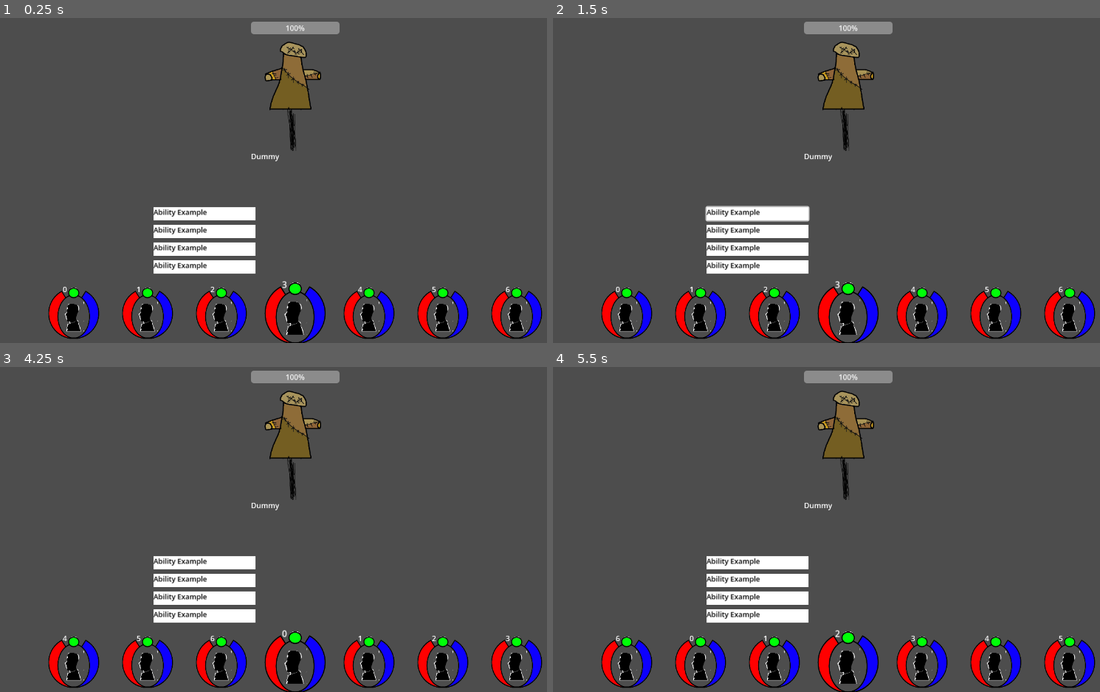
Above: before the commit, frames 1-4 (two rows, left to right).
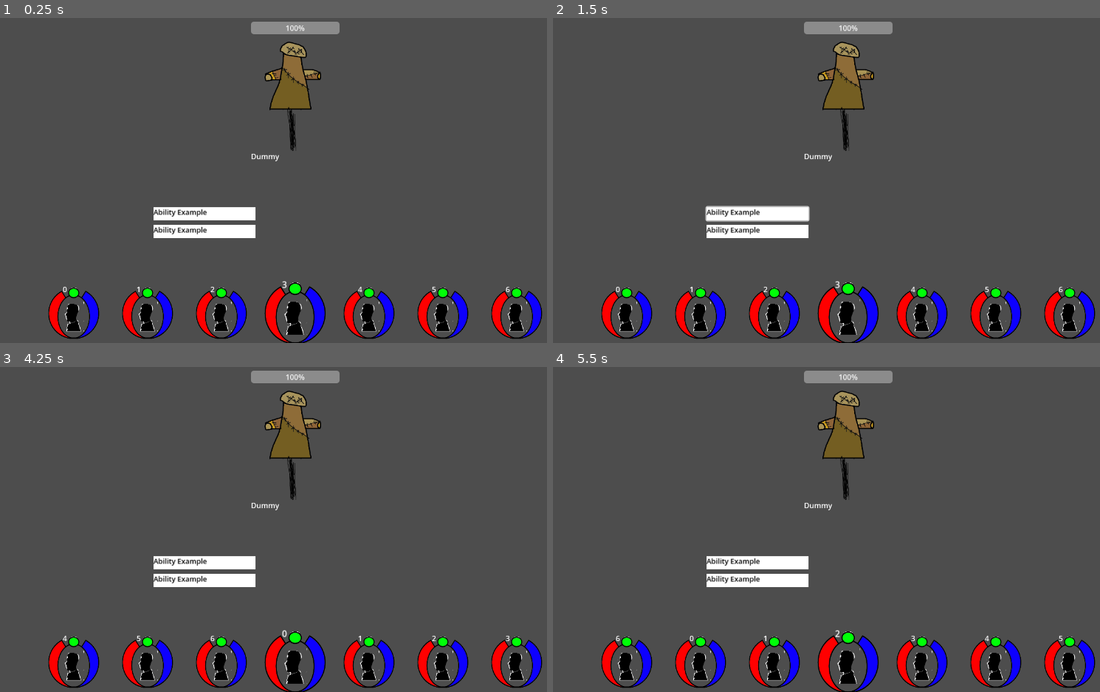
Above: after the commit, the same moments.

Repository: JaroschJr/RPG
Game: Godot game, scene res://Battle/Battlefield.tscn
Two runs of this game, one before a commit and one after it. Both use one fixed random seed, a clock stepped at 60 frames per second and the inputs below. The project has no main scene, so this scene is started directly.
Inputs (mouse positions are in pixels of both pictures, inside the frame that each line leads up to):
- Up to frame 1 (0.25 s): no input
- Up to frame 2 (1.5 s): click (755, 213) at 0.52 s; click (755, 213) at 1.27 s
- Up to frame 3 (4.25 s): click (202, 562) at 2.02 s; tap Enter at 2.75 s; move the mouse to (295, 441) at 2.77 s; click (295, 441) at 2.85 s; tap Space at 3.5 s; move the mouse to (71, 662) at 3.52 s; click (71, 662) at 3.6 s
- Up to frame 4 (5.5 s): move the mouse to (919, 662) at 4.27 s; click (919, 662) at 4.35 s; tap Enter at 5 s; click (919, 662) at 5.1 s

The runs differ from the first frame. In frame 1, 1.5% of the frame differs, in the area x 28-47%, y 69-79%; in frame 2, 1.5%; in frame 3, 1.5%; in frame 4, 1.5%.
Error after the commit: Compile Error: (res://Battle/AbilityMenuButton.gd:-1)

Commit message:
Discreet abilities exist and are dynamically loaded into abilityMenu nodes at runtime.

Diff:
--- a/Battle/AbilityMenu.gd
+++ b/Battle/AbilityMenu.gd
@@ -1,6 +1,8 @@
 extends Node2D
+#first the static/global parts
 
 var abilities
+var ability_list
 
 signal AbilityUsedSignal(ab_id)
 
@@ -8,19 +10,21 @@
 func _ready():
 	self.hide()
 	abilities = []
+
+func _set_up(ability_list):
 	var ability = load("res://Battle/AbilityMenuButton.tscn")
 	var hub = self.get_global_position()
 	var offset = 32
 	var nextPosition = hub
 	var tween = get_tree().create_tween().set_parallel(true)
-	for x in 4:		#4 generic ability placeholders. In the final version, this will be reading out of a list somewhere
+	for x in ability_list.size():		#4 generic ability placeholders. In the final version, this will be reading out of a list somewhere
 		var member = ability.instantiate()
 		add_child(member)
 		abilities.append(member)
+		member._set_up(ability_list[x])
 		tween.tween_property(member, "position" ,nextPosition,0.125).set_ease(Tween.EASE_OUT)
 		nextPosition.y = nextPosition.y + offset
-	pass # Replace with function body.
-
+	pass
 
 # Called every frame. 'delta' is the elapsed time since the previous frame.
 func _process(delta):
--- a/Battle/AbilityMenuButton.gd
+++ b/Battle/AbilityMenuButton.gd
@@ -1,5 +1,4 @@
 extends Node2D
-var abilityName
 var ability_id
 
 
@@ -10,6 +9,9 @@
 func _on_click():
 	get_parent()._ability_used(ability_id)
 
+func _set_up(ability):
+	ability_id = ability
+	$Label.text = global_values._get_ability_name(ability_id)
 
 # Called every frame. 'delta' is the elapsed time since the previous frame.
 func _process(delta):
--- a/Battle/BatleCharacter.gd
+++ b/Battle/BatleCharacter.gd
@@ -9,6 +9,11 @@
 	BattleRef = get_node("/root/Battlefield")
 	strength = 10
 
+# "_init()" is how constructors are declared in gdscript
+func _set_up(new_name, new_strength,ability_list):
+	strength = new_strength
+	_set_name(new_name)
+	$AbilityMenu._set_up(ability_list)
 
 # Called every frame. 'delta' is the elapsed time since the previous frame.
 func _process(delta):
--- a/Battle/Battlefield.gd
+++ b/Battle/Battlefield.gd
@@ -3,17 +3,23 @@
 var center
 var readied_ability
 
+const BatleCharacter = preload("res://Battle/BatleCharacter.tscn")
+
 # Called when the node enters the scene tree for the first time.
 func _ready():
 	battle_globals._set_battlefield_ref(self)
 	var tween = get_tree().create_tween().set_parallel(true)
+	#GDscript lacks true constructors the way Java does.
+	#this shamefull assemblage is the best I can aproximate.
 	var pMember = load("res://Battle/BatleCharacter.tscn")
 	party = []
 	for i in range(7):
-		var member = pMember.instantiate()
+		var member = BatleCharacter.instantiate()
+		var ability_list = ["slash", "heavy_slash"]
 		add_child(member)
+		member._set_up(str(i), 10, ability_list)
 		party.append(member)
-		member._set_name(str(i))
+		#member._set_name(str(i))
 	#hubCoordinates = $PartyArea.get_global_transform()
 	_party_space()
 	center._open_ability_menu()
--- a/ability_scripts.gd
+++ b/ability_scripts.gd
@@ -15,10 +15,11 @@
 	_use_ability(battle_globals.ability_user, battle_globals.ability_selected, target, battle_globals.battlefield_ref)
 
 func _use_ability(user, ability_id, target, battlefield):
-	print("Attack!")
+	_slash(user, ability_id, target, battlefield)
 
 func _slash(user, ability_id, target, battlefield):
 	var damage = rng.randi_range(0, user.strength)
+	print(ability_id)
 	print(str("Hit for ", damage))
 	pass
 
--- a/project.godot
+++ b/project.godot
@@ -18,6 +18,7 @@
 
 battle_globals="*res://battle_globals.gd"
 ability_scripts="*res://ability_scripts.gd"
+global_values="*res://global_values.gd"
 
 [display]
 
